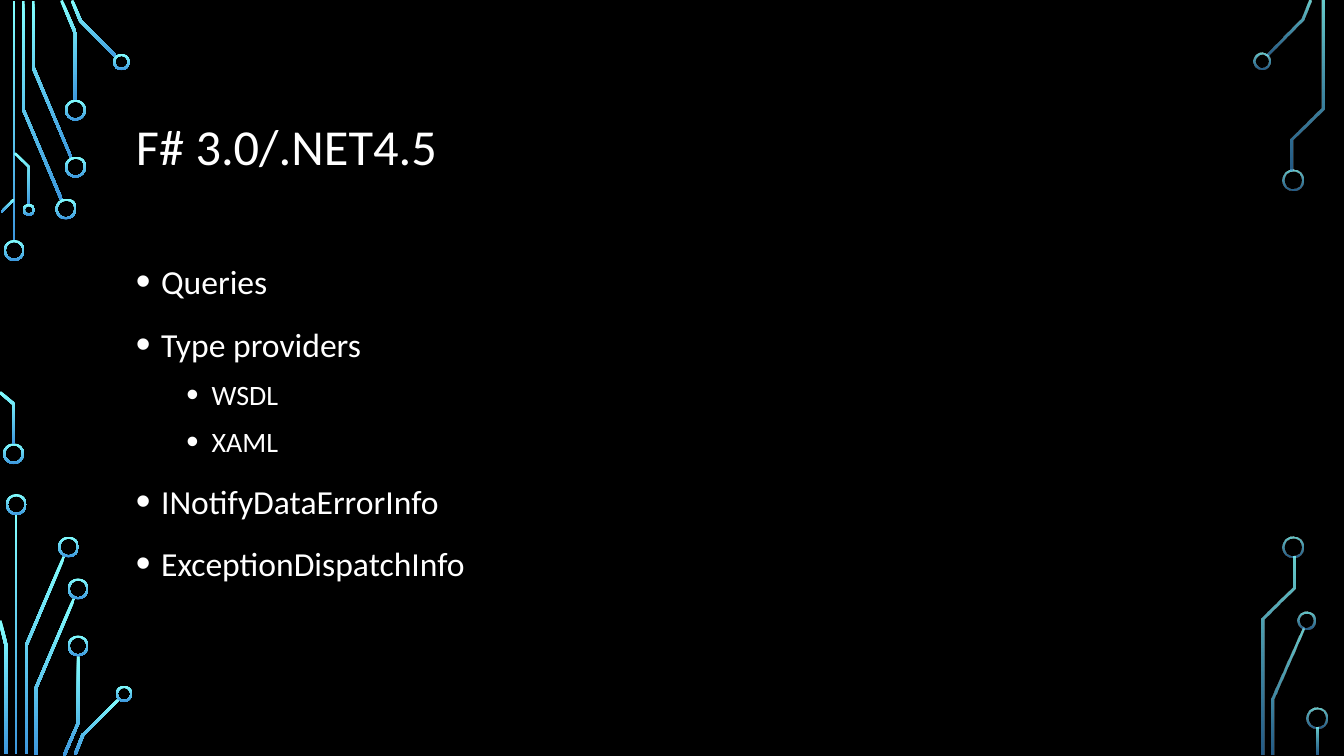
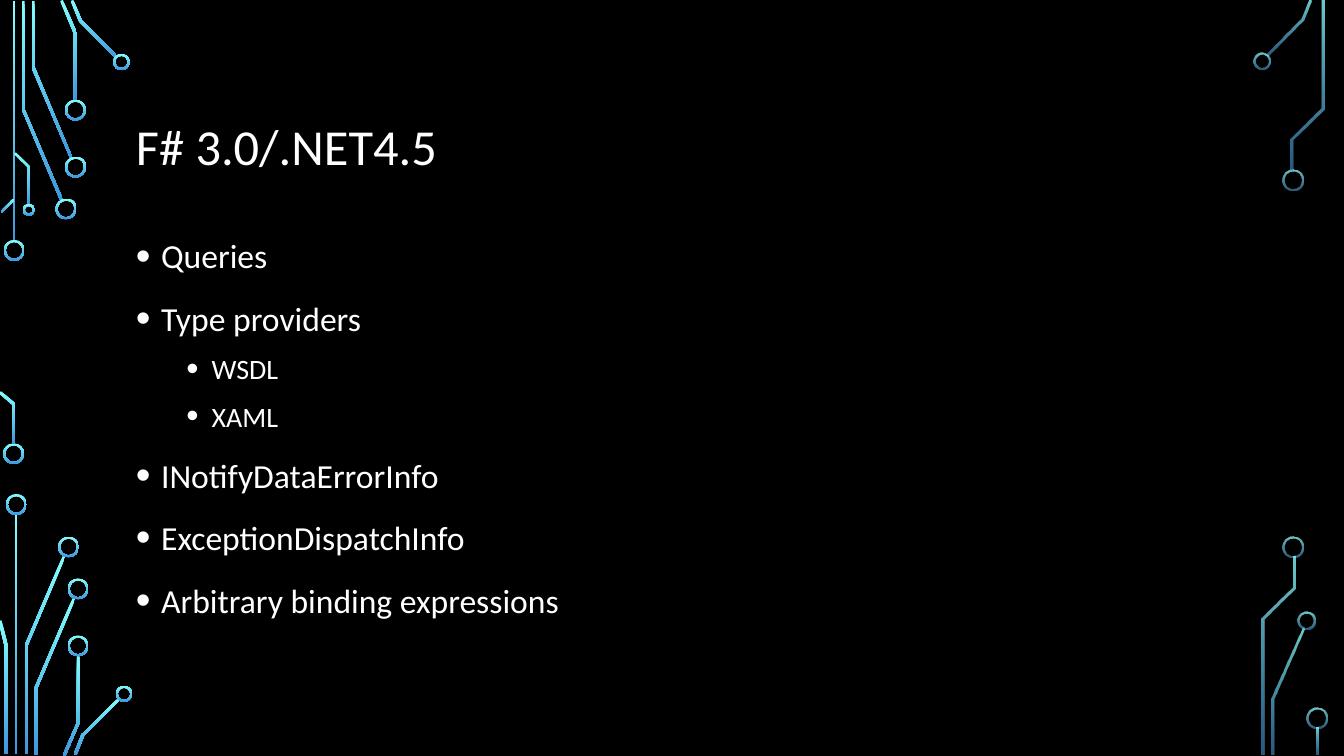
Before and after one commit to dmitry-a-morozov/fsharp-wpf-mvc-series, a slide deck: slide 22 of DC Meetup.2013-12-05.pptx (slide 19 before the commit). Drawn at 1344x756 pixels with LibreOffice and Linux fonts; fonts in the diff are those of the drawing; background and template pictures are left out. Boxes give left, top, right and bottom in pixels: in the first picture for what was removed or moved away, otherwise in the second. Text is boxed around its words. In the diff, an @@ line names an element or a change of style, - is before the commit and + after.

```diff
--- a/DC Meetup.2013-12-05.pptx
+++ b/DC Meetup.2013-12-05.pptx
@@ text "Queries": place and size @@
-text "Queries" at <box>161,271,465,582</box>
+text "Queries" at <box>161,245,559,619</box>
@@ text at <box>161,589,559,619</box>: paragraph added @@
+• Arbitrary binding expressions
```
Also in this commit, not shown: 1 other slide changed, 4 slides added, 23 other files.
